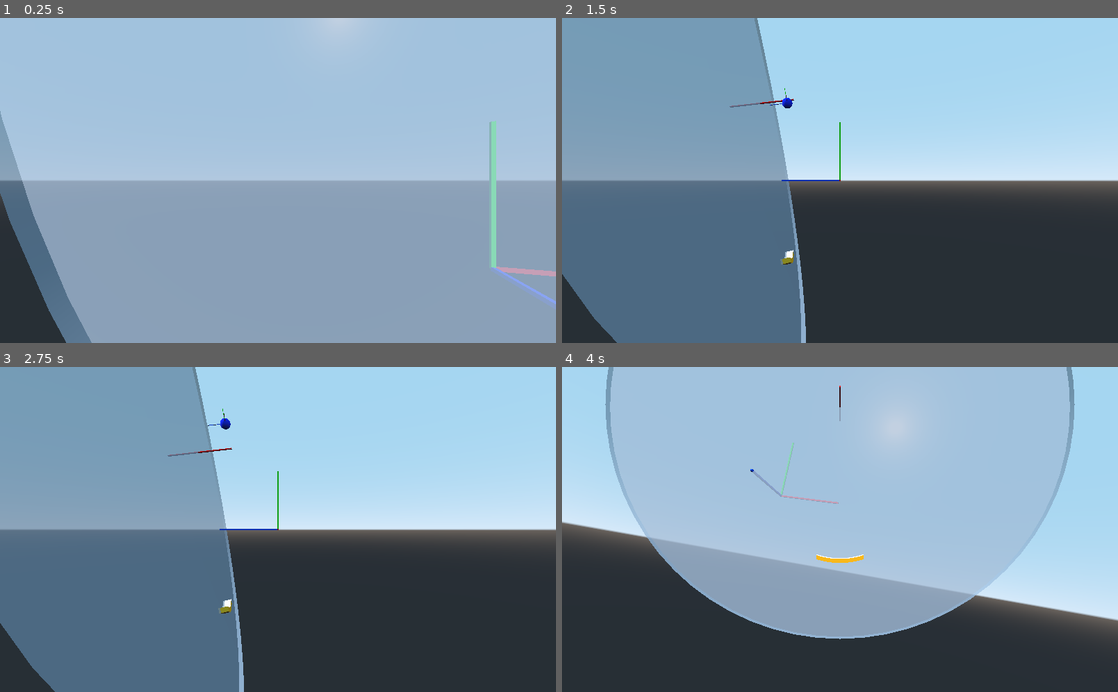
Above: before the commit, frames 1-4 (two rows, left to right).
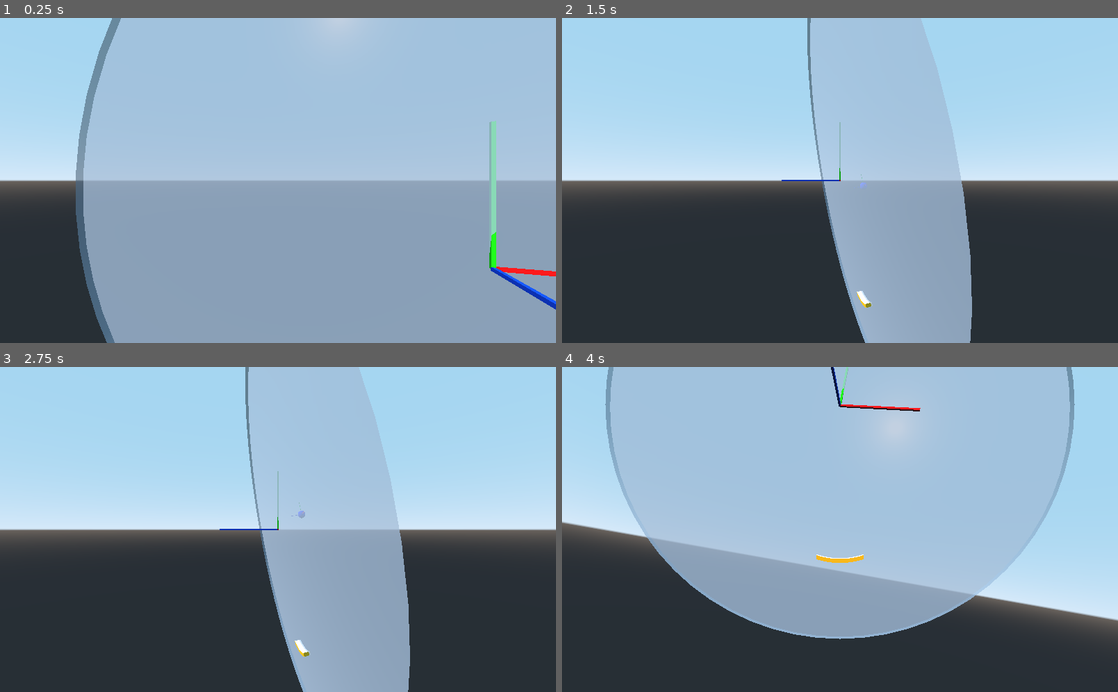
Above: after the commit, the same moments.

Repository: teratron/treaker
Game: Godot game, scene res://src/world/World.tscn
Same seed, same stepped clock (60 frames per second), same inputs: the game is played once before the commit and once after it.
Inputs (mouse positions are in pixels of both pictures, inside the frame that each line leads up to):
- Up to frame 1 (0.25 s): no input
- Up to frame 2 (1.5 s): tap Enter at 0.5 s; move the mouse to (867, 180) at 0.52 s; press the mouse at (867, 180) at 0.53 s; hold W (move_forward) from 0.53 s (still down); move the mouse to (812, 180) at 1.27 s; release the mouse at (812, 180) at 1.28 s; tap C (toggle_camera) at 1.35 s; click (812, 180) at 1.42 s
- Up to frame 3 (2.75 s): keep holding W (move_forward); tap Space (move_up) at 2 s; move the mouse to (289, 523) at 2.02 s; tap Alt (use_ability) at 2.1 s; click (289, 523) at 2.17 s
- Up to frame 4 (4 s): keep holding W (move_forward); tap Enter at 2.75 s; move the mouse to (834, 536) at 2.77 s; click (834, 536) at 2.85 s; tap Space (move_up) at 3.5 s; move the mouse to (878, 532) at 3.52 s; hold C (toggle_camera) from 3.53 s (still down); click (878, 532) at 3.67 s

The runs differ from the first frame. In frame 1, 9.1% of the frame differs, in the area x 0-100%, y 0-100%; in frame 2, 53%; in frame 3, 53%, in the area x 0-74%, y 0-100%; in frame 4, 0.4%.

Commit message:
Update transform

Diff:
--- a/app/src/player/Player.gd
+++ b/app/src/player/Player.gd
@@ -40,20 +40,23 @@
 	#prints("player", transform.basis.y, to_global(transform.basis.y))
 	#prints("player", transform.origin, to_global(transform.origin))
 	#direction = transform.
+	prints(transform)
+	prints(paddle.transform)
+	prints(ball.transform)
 
 
 #func _physics_process(_delta):
-	#if !ball.is_parked:
+#	if !ball.is_parked:
 		#prints("player", ball.linear_velocity, to_global(ball.linear_velocity), ball.to_global(ball.linear_velocity))
 		#prints("player", transform.basis.y, to_global(transform.basis.y)) #player (0, 20, 0) (-0.141314, 0.969846, 0.198566)
-	#print(ball.transform.origin)
+		#prints(ball.linear_velocity)
 	#rotor.transform = rotor.transform.orthonormalized()
 
 
 func _unhandled_input(event):
 	if (event is InputEventKey || InputEventMouseButton) && event.is_action_pressed("use_shot"):
 		if ball.is_parked:
-			prints(paddle.ball_position.transform.basis.y)
+			#prints(paddle.ball_position.transform.basis.y)
 			ball.start(paddle.ball_position.transform.basis.y)
 		else:
 			ball.stop()
@@ -67,6 +70,7 @@
 			rotor.transform.basis = rotor.transform.basis.rotated(Vector3(0, 0, 1), angular_speed * delta * motion.x)
 
 			if ball.is_parked:
+				prints(paddle.global_transform)
 				#prints(transform.origin, paddle.transform.origin)
 				ball.transform = Transform(rotor.transform.basis, paddle.transform.origin)
 
--- a/app/src/player/Player.tscn
+++ b/app/src/player/Player.tscn
@@ -51,6 +51,7 @@
 
 [node name="Center" type="MeshInstance" parent="."]
 transform = Transform( 1, 0, 0, 0, -4.37114e-08, -1, 0, 1, -4.37114e-08, 0, 0, 0 )
+visible = false
 mesh = SubResource( 2 )
 material/0 = null
 
--- a/app/src/world/World.tscn
+++ b/app/src/world/World.tscn
@@ -23,7 +23,7 @@
 [node name="Debug" parent="." instance=ExtResource( 1 )]
 
 [node name="Player" parent="." instance=ExtResource( 2 )]
-transform = Transform( 0.975082, -0.141314, 0.17101, 0.17101, 0.969846, -0.173648, -0.141314, 0.198566, 0.969846, 10, 10, 10 )
+transform = Transform( 0.975082, -0.141315, 0.17101, 0.17101, 0.969846, -0.173649, -0.141314, 0.198566, 0.969846, 0, 0, 0 )
 
 [node name="Bricks" type="StaticBody" parent="Player"]
 visible = false
